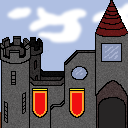
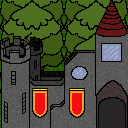
Before/after of a w=128, h=128 layered artwork. What changed in the layer stack:
renamed "Capa 9" to "Capa 12", painted on it over [0, 0, 128, 128]
removed layer "Capa 8" over [0, 0, 128, 128]
